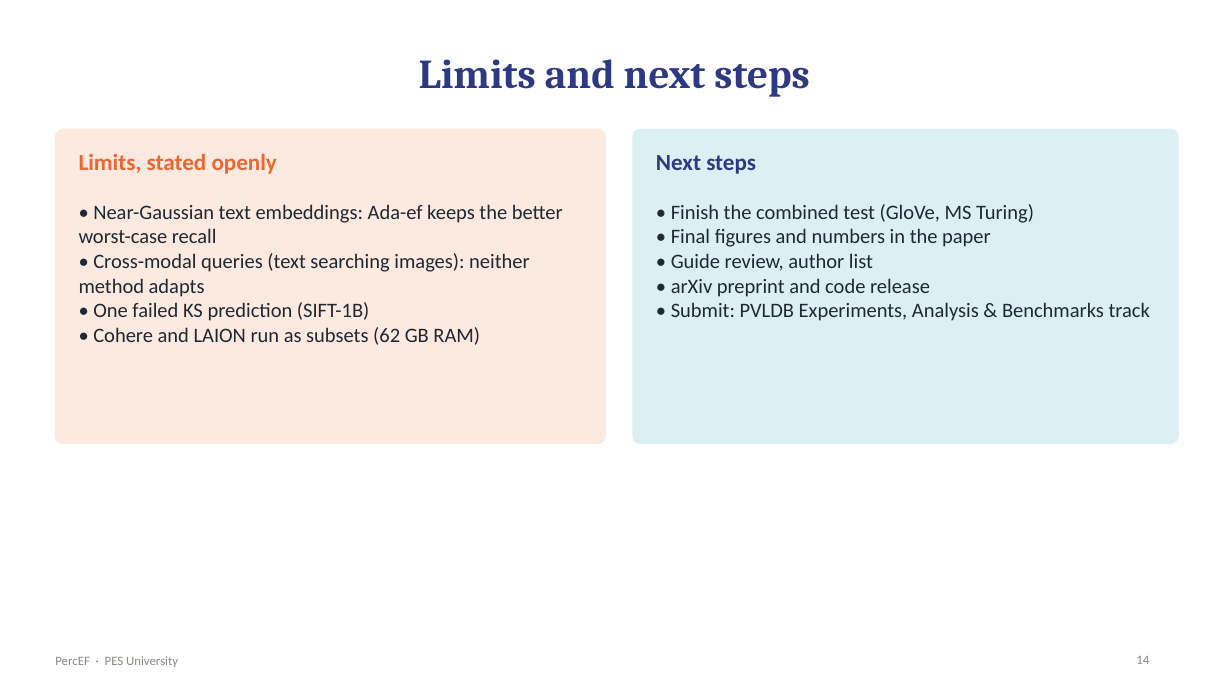
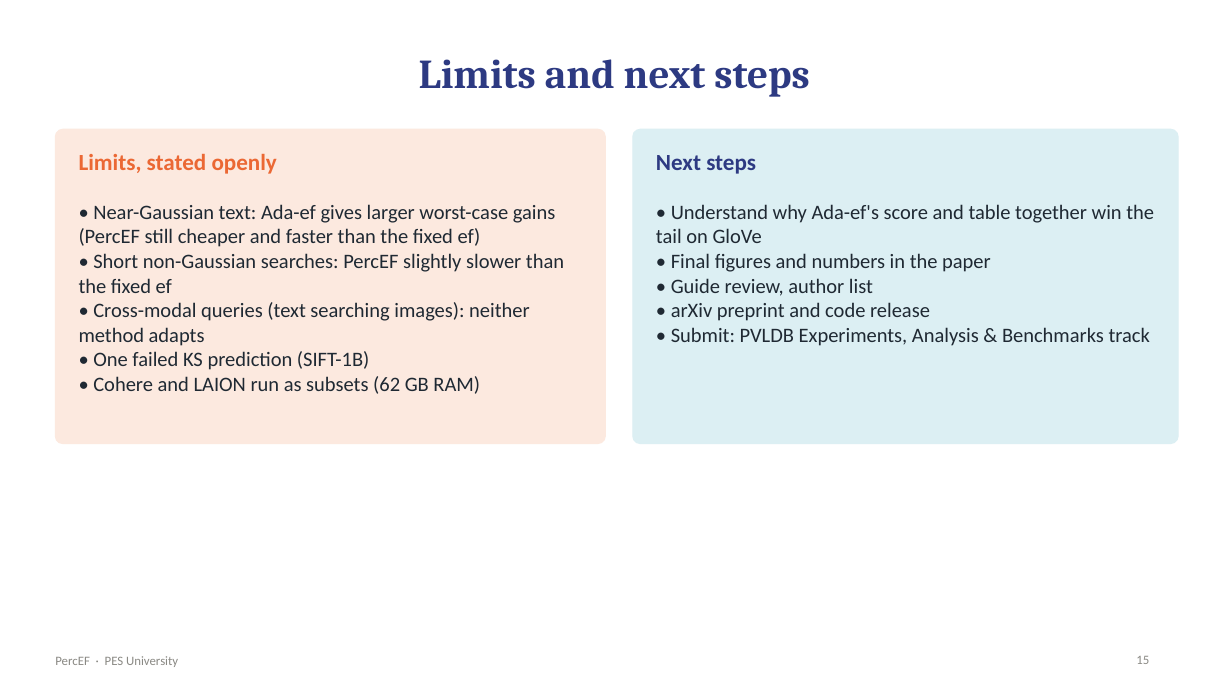
Before and after one commit to pranavshenvi/hybridAdaptiveEF, a slide deck: slide 15 of presentation/PercEF_review.pptx (slide 14 before the commit). Drawn at 1232x693 pixels with LibreOffice and Linux fonts; fonts in the diff are those of the drawing. Boxes give left, top, right and bottom in pixels: in the first picture for what was removed or moved away, otherwise in the second. Text is boxed around its words. In the diff, an @@ line names an element or a change of style, - is before the commit and + after.

```diff
--- a/presentation/PercEF_review.pptx
+++ b/presentation/PercEF_review.pptx
@@ text at (79, 204, 564, 293): text changed @@
-• Near-Gaussian text embeddings: Ada-ef keeps the better worst-case recall
+• Near-Gaussian text: Ada-ef gives larger worst-case gains (PercEF still cheaper and faster than the fixed ef)
+• Short non-Gaussian searches: PercEF slightly slower than the fixed ef
@@ text at (656, 204, 1154, 243): text changed @@
-• Finish the combined test (GloVe, MS Turing)
+• Understand why Ada-ef's score and table together win the tail on GloVe
@@ page number at (1136, 656, 1149, 664): text changed @@
-14
+15
```
Also in this commit, not shown: 6 other slides changed, 1 slide added, 4 other files.
